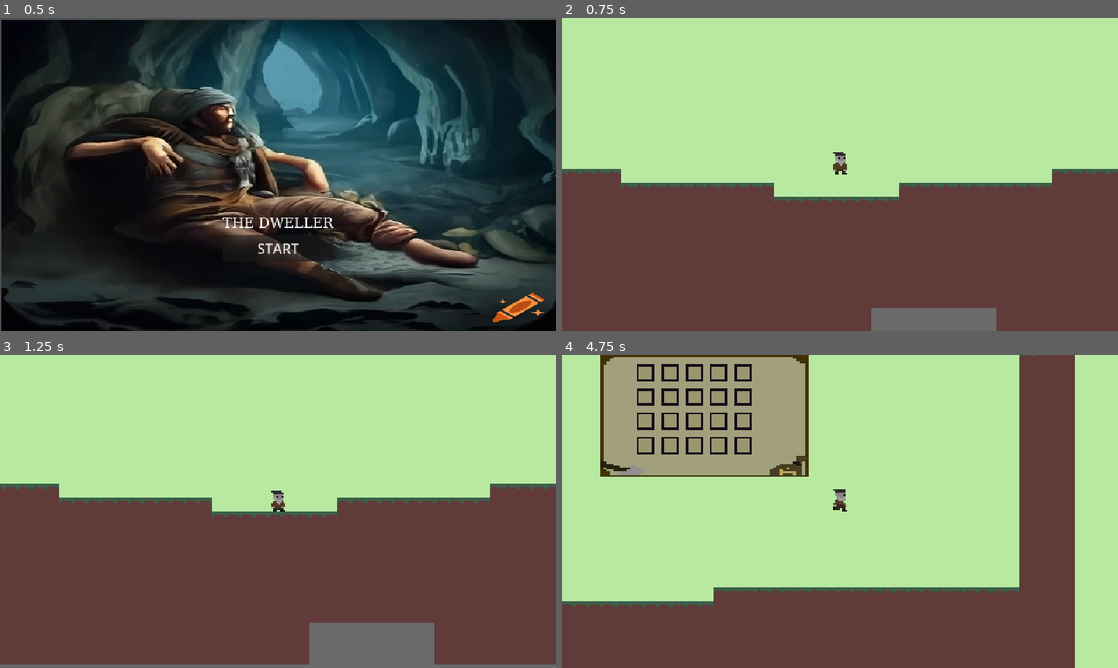
Above: before the commit, frames 1-4 (two rows, left to right).
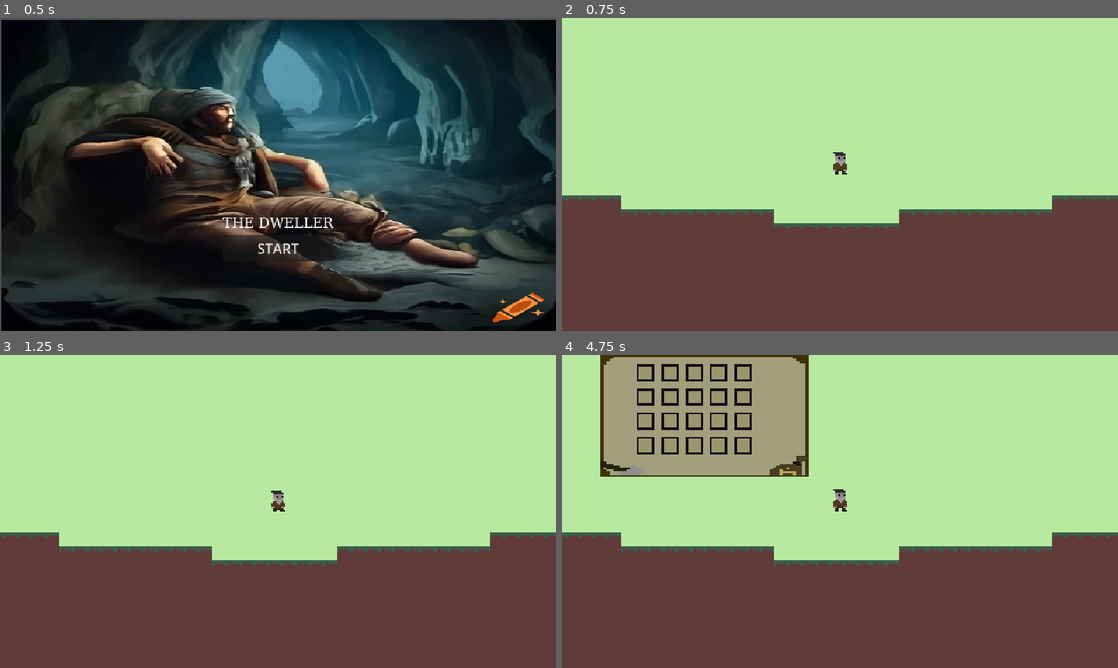
Above: after the commit, the same moments.

Repository: AbaddonEye/Godot-The-Dweller-GIT
Game: Godot game, scene res://MENU INIZIALE/main_menu.tscn
The game is run twice, just before and just after one commit, with the same random seed, the same clock (stepped at 60 frames per second) and the same inputs.
Inputs (mouse positions are in pixels of both pictures, inside the frame that each line leads up to):
- Up to frame 1 (0.5 s): no input
- Up to frame 2 (0.75 s): click "START" at 0.5 s
- Up to frame 3 (1.25 s): no input
- Up to frame 4 (4.75 s): tap Enter at 1.25 s; move the mouse to (962, 495) at 1.27 s; hold D (move_right) 1.28-2.78 s; tap I (i) at 1.35, 2.1, 3.05, 3.6, 4.35 s; tap Space (jump) at 1.52, 2.27, 3.77, 4.52 s; move the mouse to (728, 527) at 2.02 s; move the mouse to (895, 442) at 2.77 s; hold A (move_left) 2.78-3.53 s; tap E (interact) at 2.85 s; move the mouse to (812, 574) at 3.52 s; hold D (move_right) from 3.53 s (still down); move the mouse to (1006, 558) at 4.27 s

Frame 1 is identical in both runs. In frame 2, 11% of the frame differs, in the area x 0-100%, y 48-100%; in frame 3, 21%; in frame 4, 22%, in the area x 0-100%, y 0-100%.
Error after the commit: Parse Error: Expected end of statement after superclass, found "Identifier" instead. (res://Player/ciaobomba.gd:1)

Commit message:
gfdddd

Diff:
--- a/Player/ciaobomba.gd
+++ b/Player/ciaobomba.gd
@@ -1 +1 @@
-extends CharacterBody2D
+extends CharacterBody2Dextends CharacterBody2Dextends CharacterBody2Dextends CharacterBody2Dextends CharacterBody2Dextends CharacterBody2Dextends CharacterBody2Dextends CharacterBody2Dextends CharacterBody2D
--- a/levels/scena_test.tscn
+++ b/levels/scena_test.tscn
@@ -1,8 +1,9 @@
-[gd_scene load_steps=10 format=4 uid="uid://y4cm8ttm3f1r"]
+[gd_scene load_steps=11 format=4 uid="uid://y4cm8ttm3f1r"]
 
-[ext_resource type="Script" uid="uid://bcep6ccwf8dmy" path="res://levels/main.gd" id="1_40405"]
+[ext_resource type="Script" uid="uid://cs3r6shu6tv40" path="res://levels/main.gd" id="1_40405"]
 [ext_resource type="PackedScene" uid="uid://bani4bneeuwft" path="res://Player/player.tscn" id="1_ynel5"]
 [ext_resource type="Texture2D" uid="uid://lfnf2px27gon" path="res://Tilesets/Sprite-0001.png" id="3_a2mci"]
+[ext_resource type="Script" uid="uid://b4ouhmrqq47xw" path="res://Player/ciaobomba.gd" id="3_kevnp"]
 [ext_resource type="Texture2D" uid="uid://bmy6b83unn5ac" path="res://Tilesets/run.png" id="5_nuexv"]
 
 [sub_resource type="TileSetAtlasSource" id="TileSetAtlasSource_hf1co"]
@@ -108,6 +109,7 @@
 [node name="Player" parent="." instance=ExtResource("1_ynel5")]
 position = Vector2(-106, -332)
 safe_margin = 0.001
+script = ExtResource("3_kevnp")
 
 [node name="Camera2D" type="Camera2D" parent="Player"]
 zoom = Vector2(2, 2)
Not shown: 1 places in inventory/playerinv.tres that only renumber resources
